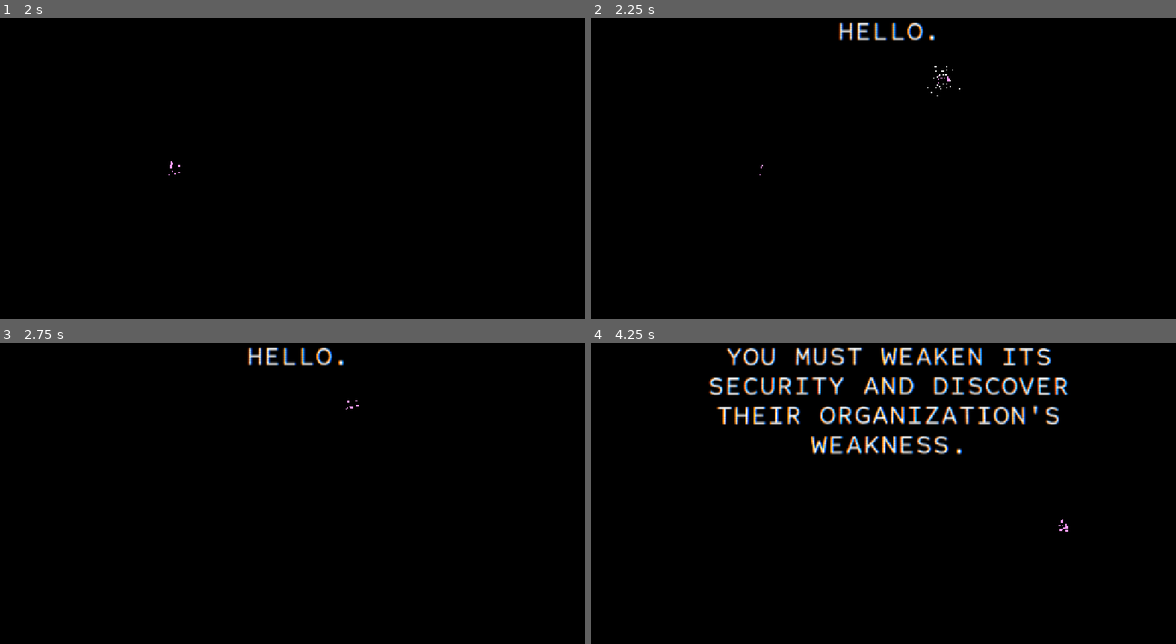
Above: before the commit, frames 1-4 (two rows, left to right).
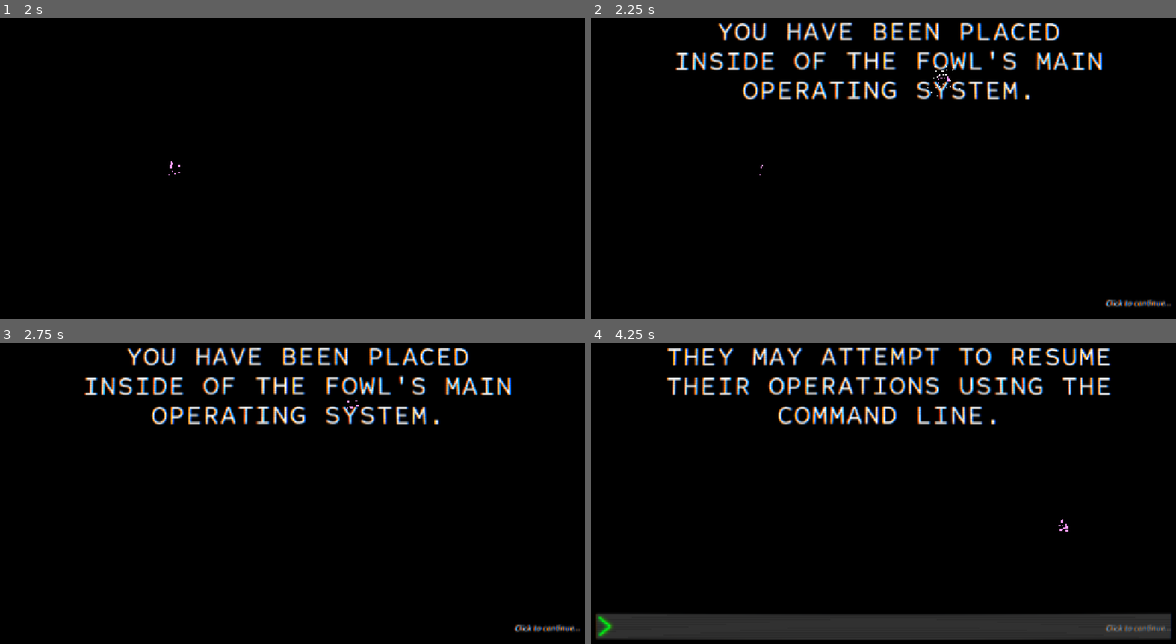
Above: after the commit, the same moments.

Repository: IgniFyris/Surveilled
Game: Godot game, scene res://Scenes/Tutorial.tscn
Two runs of this game, one before a commit and one after it. Both use one fixed random seed, a clock stepped at 60 frames per second and the inputs below. This scene is started directly instead of the project's main scene. Sound files missing from this copy of the repository are replaced by a short silence.
Inputs (mouse positions are in pixels of both pictures, inside the frame that each line leads up to):
- Up to frame 1 (2 s): tap Enter (TutStart) at 0.5, 1.25 s; move the mouse to (421, 135) at 0.52 s; press the mouse at (421, 135) at 0.53 s; hold D (Right) 0.53-1.28 s; move the mouse to (175, 168) at 1.27 s; release the mouse at (175, 168) at 1.28 s; hold S (Down) from 1.28 s (still down); click (175, 168) at 1.35 s
- Up to frame 2 (2.25 s): tap Enter (TutStart) at 2 s; move the mouse to (942, 81) at 2.02 s; release S (Down) at 2.03 s; press the mouse at (942, 81) at 2.03 s; hold D (Right) from 2.03 s (still down); right-click (942, 81) at 2.1 s
- Up to frame 3 (2.75 s): keep holding D (Right)
- Up to frame 4 (4.25 s): tap Enter (TutStart) at 2.75, 2.85, 3.5 s; move the mouse to (854, 544) at 2.77 s; release D (Right) at 2.78 s; release the mouse at (854, 544) at 2.78 s; hold W (Up) 2.78-3.53 s; click (854, 544) at 3.05 s; move the mouse to (1059, 526) at 3.52 s; press the mouse at (1059, 526) at 3.53 s; hold A (Left) from 3.53 s (still down)

Frame 1 is identical in both runs. In frame 2, 5.4% of the frame differs, in the area x 14-100%, y 1-97%; in frame 3, 5.4%; in frame 4, 18%, in the area x 0-100%, y 1-99%.

Commit message:
feat: add continue indicator to tutorial dialogue

Diff:
--- a/Scenes/Tutorial.tscn
+++ b/Scenes/Tutorial.tscn
@@ -41,3 +41,13 @@
 theme_override_fonts/normal_font = ExtResource("3_uo1fs")
 theme_override_font_sizes/normal_font_size = 62
 horizontal_alignment = 1
+
+[node name="ContinueIndicator" type="RichTextLabel" parent="." unique_id=2058322555]
+visible = false
+offset_left = 1117.0
+offset_top = 675.0
+offset_right = 1317.0
+offset_bottom = 715.0
+bbcode_enabled = true
+text = "[i] Click to continue...[/i]"
+fit_content = true
--- a/Scripts/tutorial.gd
+++ b/Scripts/tutorial.gd
@@ -9,6 +9,7 @@
 
 @onready var mouse_particles: CPUParticles2D = $MouseParticles
 @onready var tutorial_text: RichTextLabel = $TutorialText
+@onready var continue_indicator: RichTextLabel = $ContinueIndicator
 
 var cmdLine
 var pressed = false
@@ -103,9 +104,14 @@
 			while frames < (speed*60):
 				if pressed == true:
 					comp_text_container.text = comp_text
+					break
 				await get_tree().physics_frame
 				frames+=1
+
+	continue_indicator.visible = true
 
 	Sfx.blrrr.stop()
 	await clicked
 	await get_tree().create_timer(0.1).timeout
+	comp_text_container.text = ""
+	continue_indicator.visible = false
